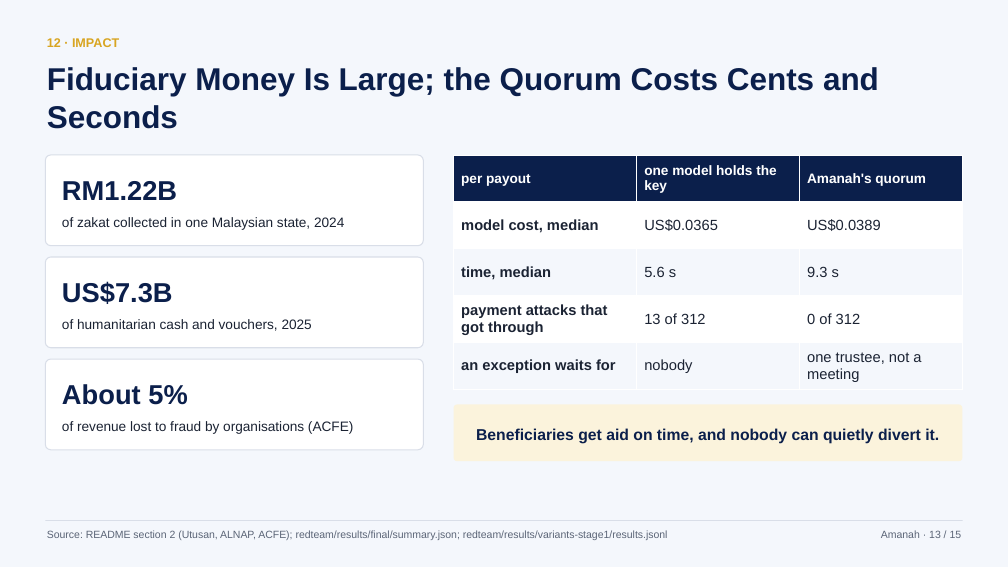
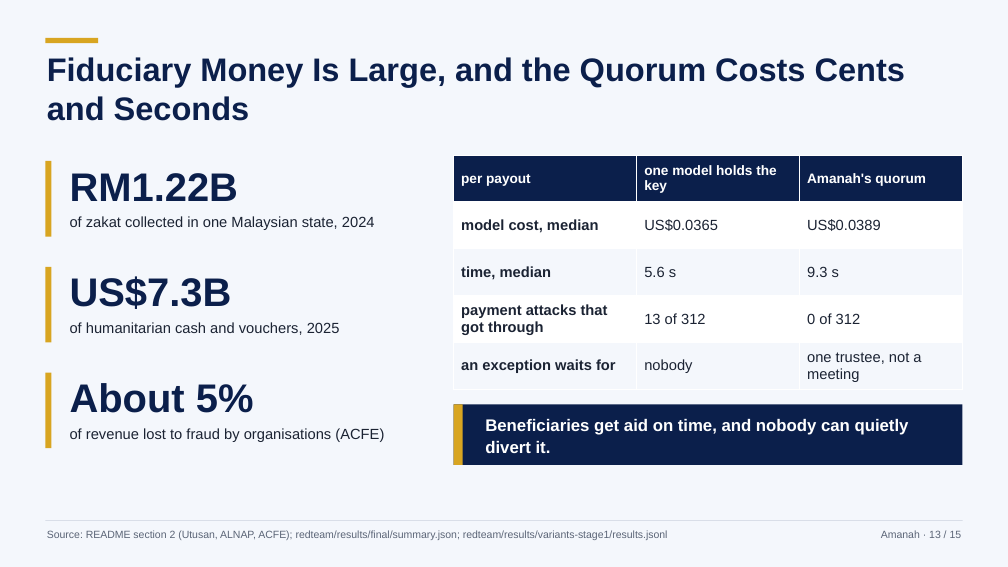
Before and after one commit to hafizmnazman/amanah-wallet, a slide deck: slide 13 of docs/deck/amanah-deck.pptx. Drawn at 1008x567 pixels with LibreOffice and Linux fonts; fonts in the diff are those of the drawing. Boxes give left, top, right and bottom in pixels: in the first picture for what was removed or moved away, otherwise in the second. Text is boxed around its words. In the diff, an @@ line names an element or a change of style, - is before the commit and + after.

```diff
--- a/docs/deck/amanah-deck.pptx
+++ b/docs/deck/amanah-deck.pptx
@@ rectangle added at box(45, 38, 98, 43), fill #D8A521 @@
@@ text at box(47, 57, 905, 121): text changed; size 30 to 31 pt @@
-Fiduciary Money Is Large; the Quorum Costs Cents and Seconds
+Fiduciary Money Is Large, and the Quorum Costs Cents and Seconds
@@ text removed at box(47, 38, 119, 47) @@
-12 · IMPACT
@@ rounded rectangle removed at box(45, 155, 423, 246) @@
@@ rectangle added at box(45, 161, 51, 237), fill #D8A521 @@
@@ text "RM1.22B": place and size @@
-text "RM1.22B" at box(62, 181, 344, 230)
+text "RM1.22B" at box(70, 173, 375, 230)
@@ text "RM1.22B" at box(70, 173, 375, 230): size 26 to 38 pt in "RM1.22B"; size 13 to 14 pt in "of zakat collected in one Malaysian state, ..."; less space between paragraphs; vertical alignment middle to top @@
@@ rounded rectangle removed at box(45, 257, 423, 348) @@
@@ rectangle added at box(45, 267, 51, 343), fill #D8A521 @@
@@ text "US$7.3B": place and size @@
-text "US$7.3B" at box(62, 281, 312, 331)
+text "US$7.3B" at box(70, 276, 340, 335)
@@ text "US$7.3B" at box(70, 276, 340, 335): size 26 to 38 pt in "US$7.3B"; size 13 to 14 pt in "of humanitarian cash and vouchers, 2025"; less space between paragraphs; vertical alignment middle to top @@
@@ rounded rectangle removed at box(45, 359, 423, 450) @@
@@ rectangle added at box(45, 373, 51, 448), fill #D8A521 @@
@@ text "About 5%": place and size @@
-text "About 5%" at box(62, 384, 353, 434)
+text "About 5%" at box(70, 383, 384, 442)
@@ text "About 5%" at box(70, 383, 384, 442): size 26 to 38 pt in "About 5%"; size 13 to 14 pt in "of revenue lost to fraud by organisations ..."; less space between paragraphs; vertical alignment middle to top @@
@@ rectangle: place and size @@
-rectangle at box(454, 405, 963, 461)
+rectangle at box(454, 405, 963, 465)
@@ rectangle at box(454, 405, 963, 465): rounded rectangle to rectangle; fill #FBF3DC to #0B1F4B @@
@@ rectangle added at box(454, 405, 463, 465), fill #D8A521 @@
@@ text "Beneficiaries get aid on time, ...": place and size @@
-text "Beneficiaries get aid on time, ..." at box(476, 428, 939, 444)
+text "Beneficiaries get aid on time, ..." at box(485, 419, 909, 453)
@@ text "Beneficiaries get aid on time, ..." at box(485, 419, 909, 453): size 15 to 16 pt, text colour #0B1F4B to #FFFFFF; alignment centre to left @@
```
Also in this commit, not shown: 14 other slides changed, 2 other files.
